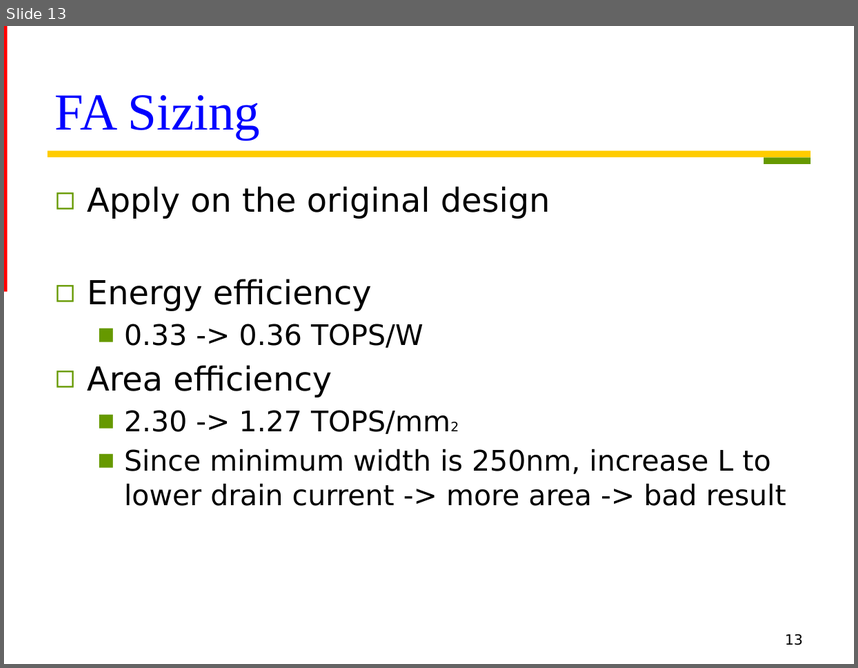
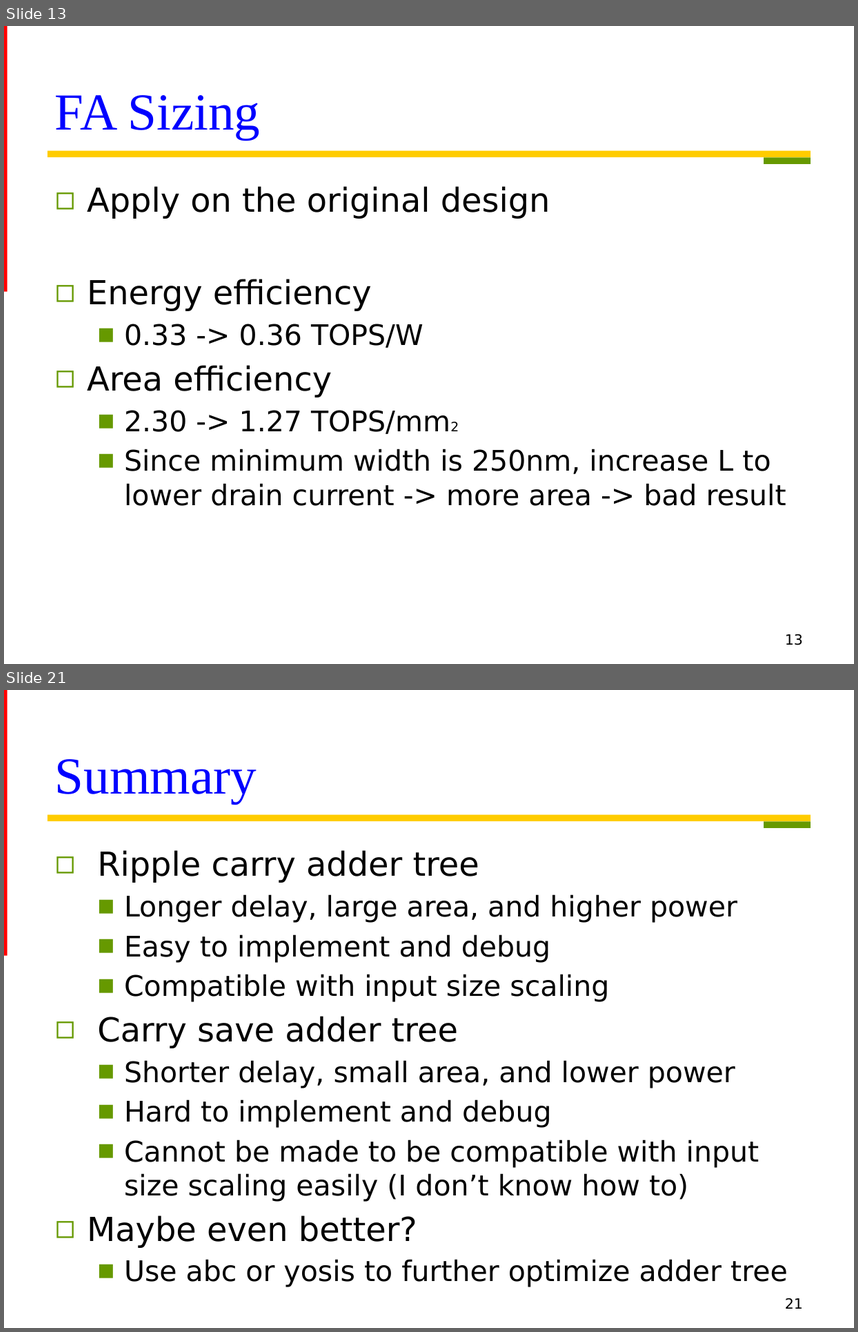
Before and after one commit to Oniontow/TTLiu_Project, a slide deck: tree/new_wood.pptx. Shown one above the other, each under a label of ours: slide 13 before the commit, slides 13 and 21 after it; the slides between them are not shown. The pictures are 858x668 and 858x1332 pixels, drawn with LibreOffice and Linux fonts; fonts in the diff are those of the drawing. Boxes give left, top, right and bottom in pixels: in the first picture for what was removed or moved away, otherwise in the second. Text is boxed around its words. In the diff, an @@ line names an element or a change of style, - is before the commit and + after.

```diff
--- a/tree/new_wood.pptx
+++ b/tree/new_wood.pptx
@@ slide 21 added at bbox=[4, 690, 854, 1328], background #FFFFFF; not listed: 3 template elements that a slide beside it also shows @@
@@ title added at bbox=[55, 759, 257, 803], 44 pt, text #0000FF @@
+Summary
@@ text added at bbox=[87, 850, 788, 1287], 24 pt, text #000000 @@
+◻ Ripple carry adder tree
+  ■ Longer delay, large area, and higher power
+  ■ Easy to implement and debug
+  ■ Compatible with input size scaling
+◻ Carry save adder tree
+  ■ Shorter delay, small area, and lower power
+  ■ Hard to implement and debug
+  ■ Cannot be made to be compatible with input size scaling easily (I don’t know how to)
+◻ Maybe even better?
+  ■ Use abc or yosis to further optimize adder tree
@@ page number added at bbox=[785, 1297, 803, 1308], 12 pt, text #000000 @@
+21
```
Also in this commit, not shown: 7 slides changed, 4 other slides added, 3 other files.
